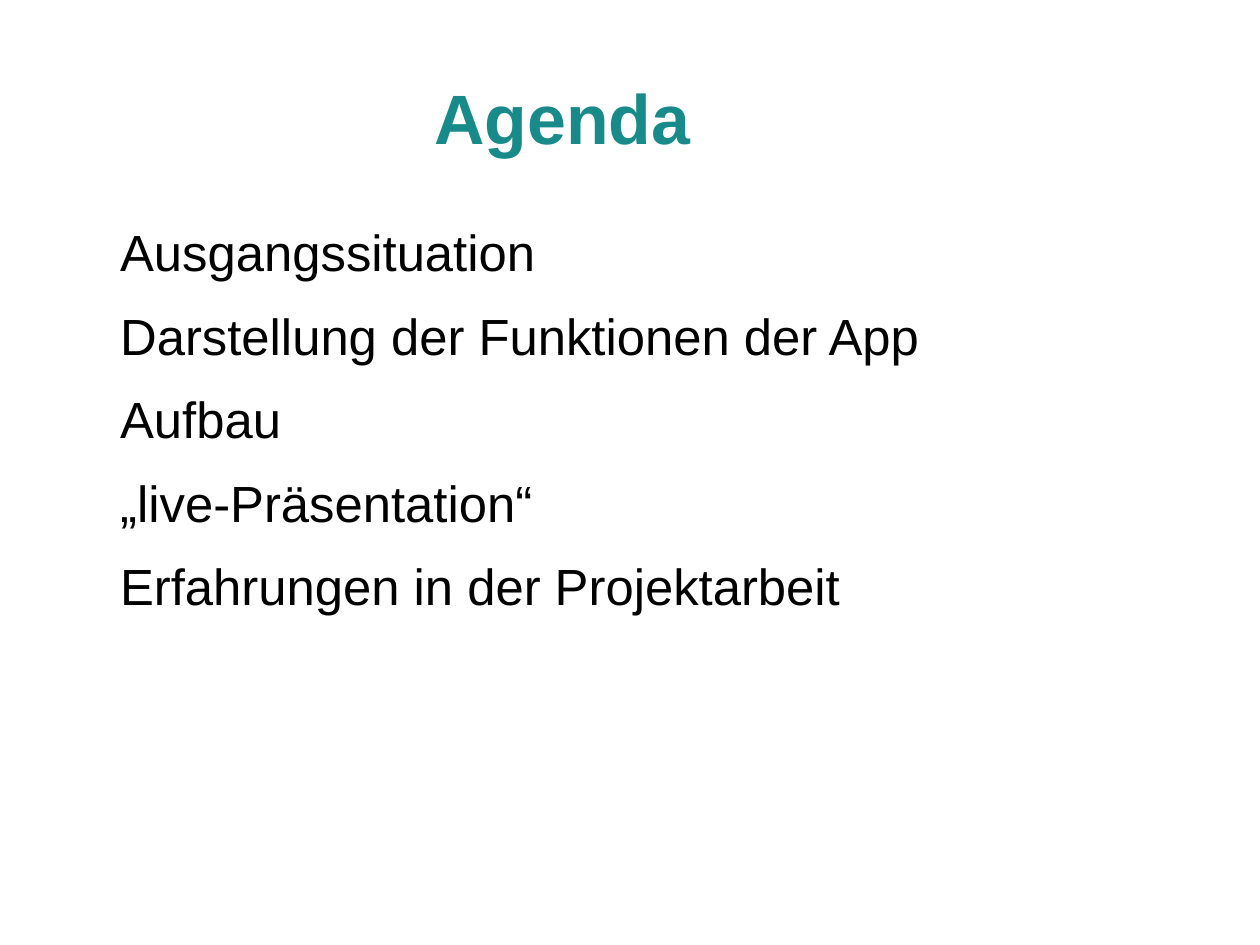
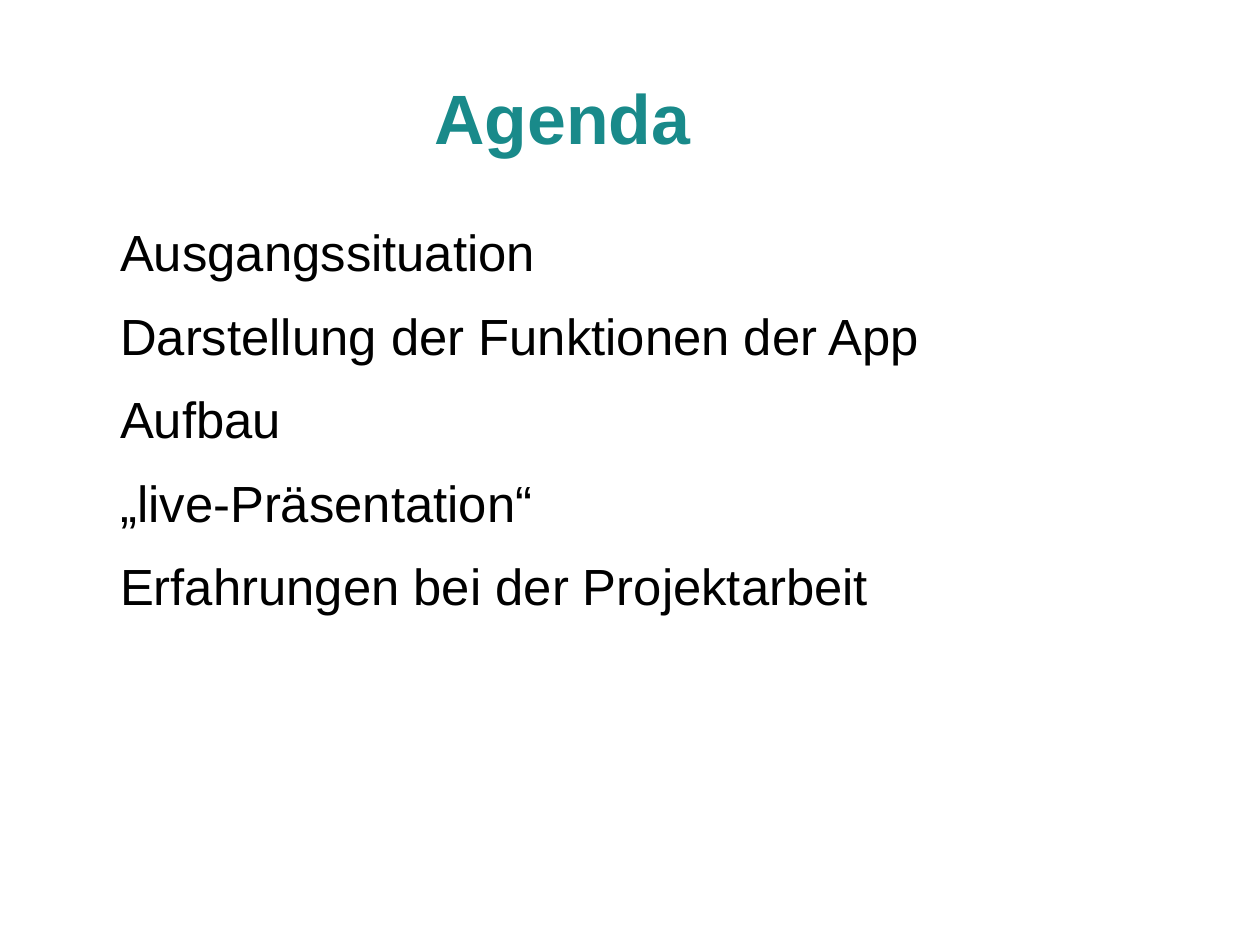
Before and after one commit to Marcel2603/hg17b, a slide deck: slide 2 of Dokumente/Abschlusspraesentation/Abschlusspraesentation_hg17b.odp. Drawn at 1260x945 pixels with LibreOffice and Linux fonts; fonts in the diff are those of the drawing; background and template pictures are left out. Boxes give left, top, right and bottom in pixels: in the first picture for what was removed or moved away, otherwise in the second. Text is boxed around its words. In the diff, an @@ line names an element or a change of style, - is before the commit and + after.

```diff
--- a/Dokumente/Abschlusspraesentation/Abschlusspraesentation_hg17b.odp
+++ b/Dokumente/Abschlusspraesentation/Abschlusspraesentation_hg17b.odp
@@ text at bbox=[120, 568, 868, 616]: text changed @@
-• Erfahrungen in der Projektarbeit
+• Erfahrungen bei der Projektarbeit
```
Also in this commit, not shown: 14 slides added.
